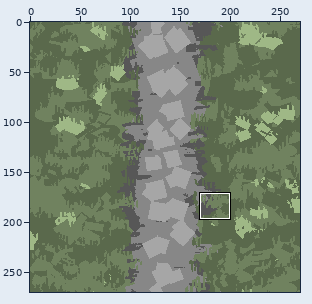
Sprite sheet, stored at BPW_GameJam/Assets/path1.png. Above: a wide view before the commit, with the close-up outlined.
Close-up. First the earlier version:
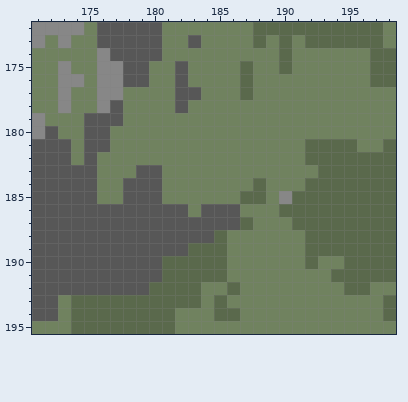
The file is 270x270 pixels. Colours within 5 levels of each other are drawn and written as one. Shown: x 171..198, y 172..195. The commit also changed other parts of the picture, which this record leaves out.
And afterwards:
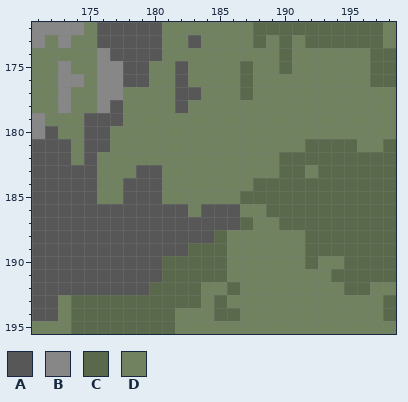
Palette (. is transparent): A #575757  B #878787  C #5a694c  D #70825f
Change:
y 182..183: x 190..191 DD -> CC
y 184: x 189..191 DDD -> CCC
y 185: x 189..190 DB -> CC
y 186: x 189 D -> C
y 187: x 190 D -> C
Boxes around the changes in both close-ups, in picture pixels (x1, y1, x2, y2):
changed: (266, 152, 305, 230)
